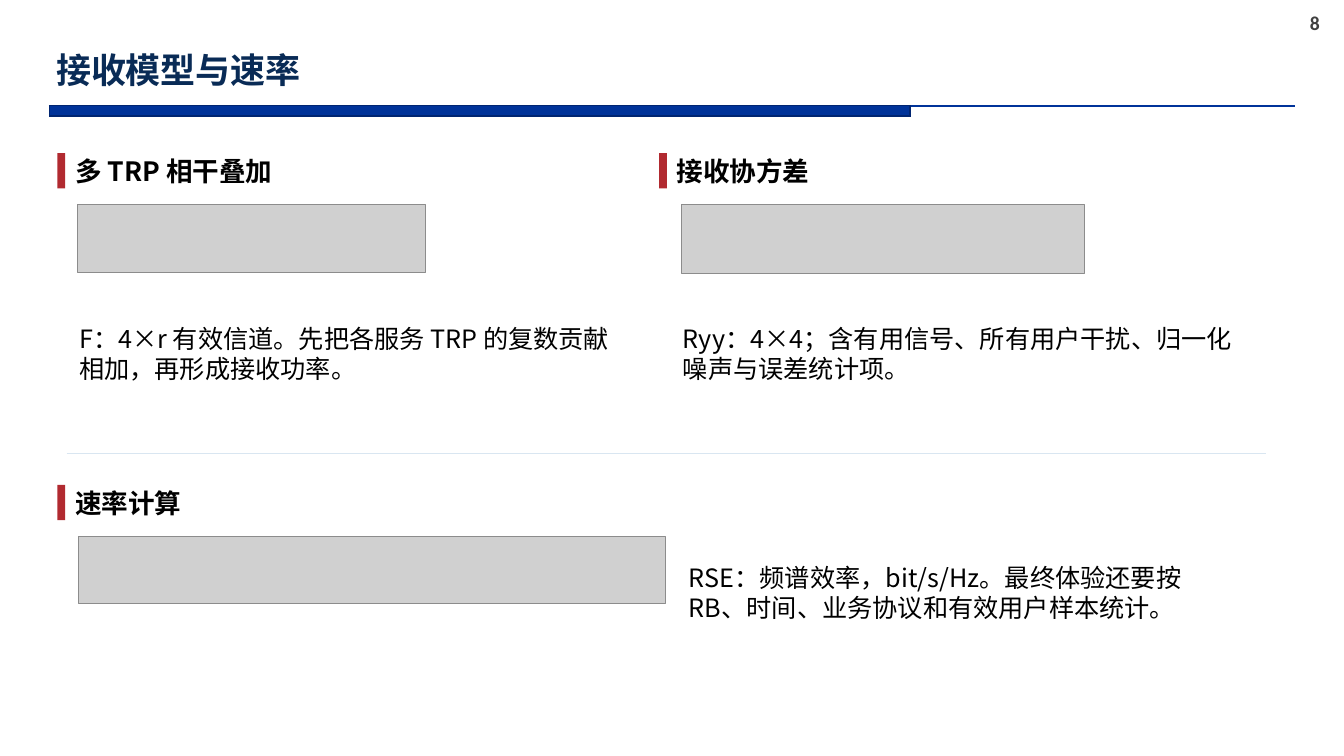
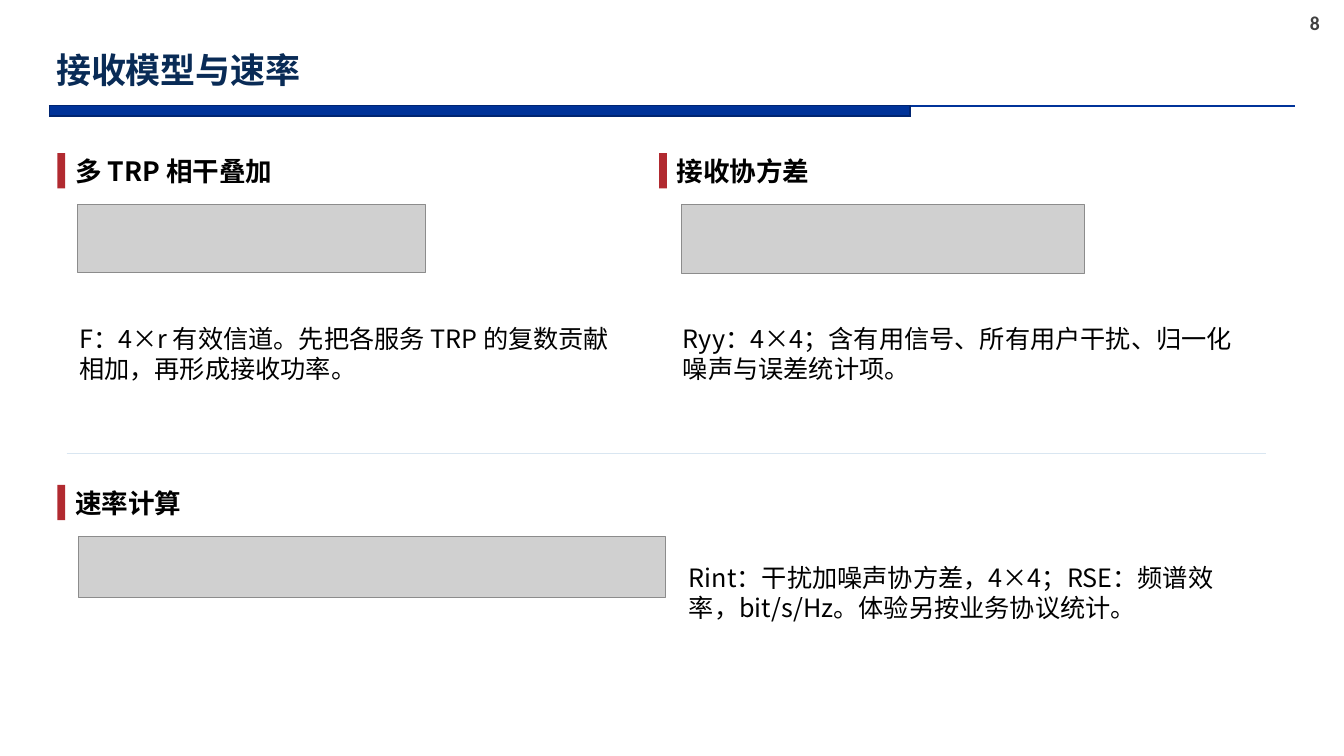
Before and after one commit to soysoybean0924-hash/CF-MultiTRP-Optimization, a slide deck: slide 8 of docs/research_ppt_20261020/CHASI_研究汇报_修订版_20261020.pptx. Drawn at 1344x756 pixels with LibreOffice and Linux fonts; fonts in the diff are those of the drawing; grey boxes stand for pictures; background and template pictures are left out. Boxes give left, top, right and bottom in pixels: in the first picture for what was removed or moved away, otherwise in the second. Text is boxed around its words. In the diff, an @@ line names an element or a change of style, - is before the commit and + after.

```diff
--- a/docs/research_ppt_20261020/CHASI_研究汇报_修订版_20261020.pptx
+++ b/docs/research_ppt_20261020/CHASI_研究汇报_修订版_20261020.pptx
@@ picture: place and size @@
-picture at [79, 536, 665, 604]
+picture at [79, 536, 665, 597]
@@ text at [689, 565, 1213, 622]: text changed @@
-RSE：频谱效率，bit/s/Hz。最终体验还要按 RB、时间、业务协议和有效用户样本统计。
+Rint：干扰加噪声协方差，4×4；RSE：频谱效率，bit/s/Hz。体验另按业务协议统计。
```
Also in this commit, not shown: 1 other slide changed, 23 other files.
